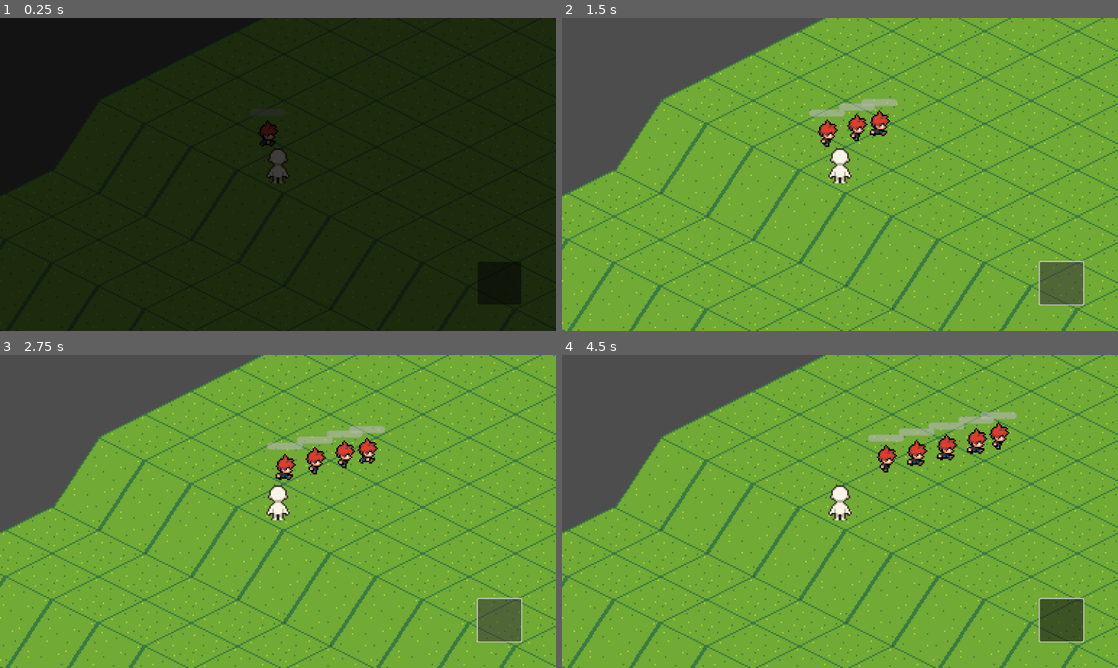
Above: before the commit, frames 1-4 (two rows, left to right).
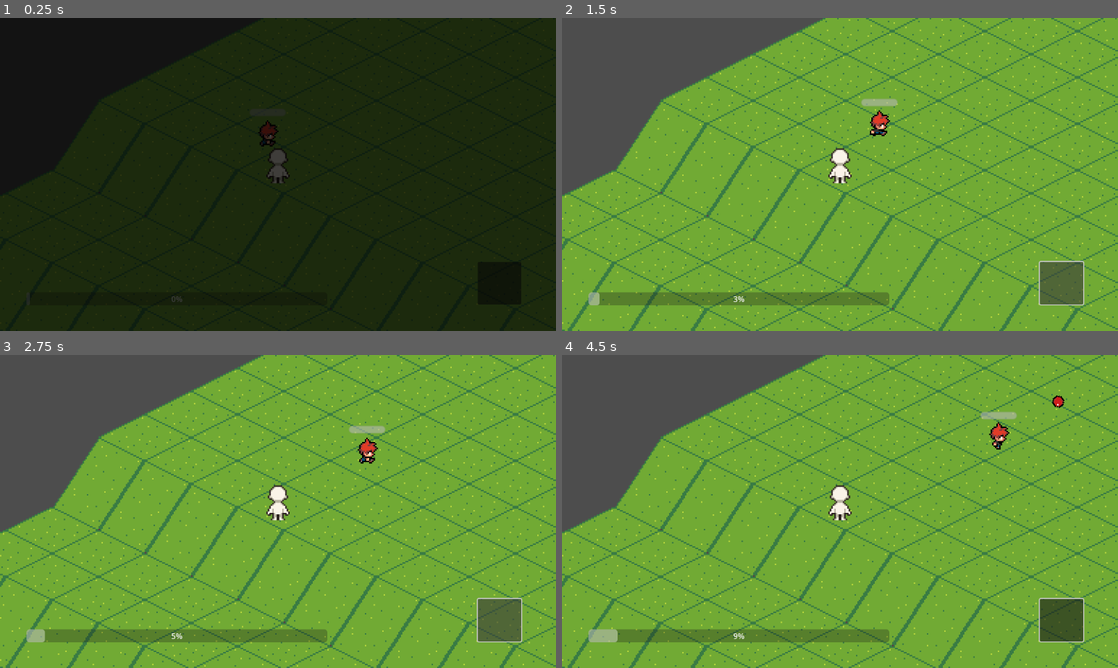
Above: after the commit, the same moments.

Repository: KokonutGamer/CSS-385-Project
Game: Godot game, scene res://src/levels/test_scene.tscn
Same seed, same stepped clock (60 frames per second), same inputs: the game is played once before the commit and once after it. This scene is started directly instead of the project's main scene.
Inputs (mouse positions are in pixels of both pictures, inside the frame that each line leads up to):
- Up to frame 1 (0.25 s): no input
- Up to frame 2 (1.5 s): click (1062, 284) at 0.5 s; click (1062, 284) at 1.25 s
- Up to frame 3 (2.75 s): click (500, 621) at 2 s
- Up to frame 4 (4.5 s): tap Enter at 2.75 s; move the mouse to (962, 495) at 2.77 s; click (962, 495) at 2.92 s; move the mouse to (728, 527) at 3.52 s; click (728, 527) at 3.67 s; move the mouse to (895, 442) at 4.27 s; click (895, 442) at 4.42 s

The runs differ from the first frame. In frame 1, less than 0.1% of the frame differs, in the area x 30-33%, y 88-91%; in frame 2, 2.9%; in frame 3, 3.3%; in frame 4, 3.8%, in the area x 4-91%, y 12-92%.

Commit message:
Implemented morale gauge

Diff:
--- a/src/levels/heads_up_display.gd
+++ b/src/levels/heads_up_display.gd
@@ -6,9 +6,13 @@
 
 @onready var minion = preload("res://src/allies/ally_minion.tscn")
 @onready var main = get_tree().get_root().get_node("TestScene")
+@onready var morale_gauge := $MoraleGauge
 
 func _on_spawn_button_pressed() -> void:
-	var instance = minion.instantiate()
-	instance.global_position = spawn_position
-	instance.target = target
-	main.add_child.call_deferred(instance)
+	var minion_cost = 10.0
+	if(morale_gauge.current_morale >= minion_cost):
+		morale_gauge.current_morale -= minion_cost
+		var instance = minion.instantiate()
+		instance.global_position = spawn_position
+		instance.target = target
+		main.add_child.call_deferred(instance)
--- a/src/levels/heads_up_display.tscn
+++ b/src/levels/heads_up_display.tscn
@@ -1,6 +1,7 @@
-[gd_scene load_steps=2 format=3 uid="uid://cktifyra5t566"]
+[gd_scene load_steps=3 format=3 uid="uid://cktifyra5t566"]
 
 [ext_resource type="Script" uid="uid://dci2uppftbqsm" path="res://src/levels/heads_up_display.gd" id="1_tw6gi"]
+[ext_resource type="Script" uid="uid://c05sgqg3boros" path="res://src/levels/morale_gauge.gd" id="2_qir5s"]
 
 [node name="HeadsUpDisplay" type="Control"]
 layout_mode = 3
@@ -14,4 +15,12 @@
 offset_right = 1080.0
 offset_bottom = 593.0
 
+[node name="MoraleGauge" type="ProgressBar" parent="."]
+layout_mode = 0
+offset_left = 55.0
+offset_top = 568.0
+offset_right = 678.0
+offset_bottom = 595.0
+script = ExtResource("2_qir5s")
+
 [connection signal="pressed" from="SpawnButton" to="." method="_on_spawn_button_pressed"]
--- /dev/null
+++ b/src/levels/morale_gauge.gd
@@ -0,0 +1,14 @@
+extends ProgressBar
+
+@export var morale_per_second: float = 2.0
+@export var max_morale: float = 100.0
+
+var current_morale: float = 0.0
+
+func _ready() -> void:
+	max_value = max_morale
+
+func _process(delta: float) -> void:
+	current_morale += morale_per_second * delta
+	current_morale = clamp(current_morale, 0, max_morale)
+	value = current_morale
--- a/src/towers/projectile.gd
+++ b/src/towers/projectile.gd
@@ -2,7 +2,7 @@
 
 @onready var hitbox : Hitbox = $Hitbox
 @onready var hurtbox : Hurtbox = $Hurtbox
-@export var SPEED = 64
+@export var SPEED = 96
 
 var dir : float
 var spawn_position : Vector2
@@ -25,7 +25,6 @@
 func find_closest_target() -> Node2D:
 	var candidates = []
 	for node in get_tree().get_nodes_in_group("allies"):
-		# Optionally, filter only active nodes
 		if node.is_inside_tree():
 			candidates.append(node)
 
@@ -41,7 +40,6 @@
 			closest = node
 			min_distance = dist
 
-	print("Found target >:)")
 	return closest
 
 func _physics_process(_delta: float) -> void:
--- a/src/towers/projectile.tscn
+++ b/src/towers/projectile.tscn
@@ -35,6 +35,7 @@
 
 [node name="Hitbox" type="Area2D" parent="."]
 script = ExtResource("4_80o37")
+damage = 4.0
 metadata/_custom_type_script = "uid://csn56l1a70oqy"
 
 [node name="HitboxShape" type="CollisionShape2D" parent="Hitbox"]
--- a/src/ui/title_screen.tscn
+++ b/src/ui/title_screen.tscn
@@ -39,7 +39,6 @@
 one_shot = true
 
 [node name="Fade" parent="." instance=ExtResource("4_cfp8e")]
-visible = false
 
 [node name="Title" type="Label" parent="."]
 layout_mode = 0
Not shown, added: src/levels/morale_gauge.gd.uid
